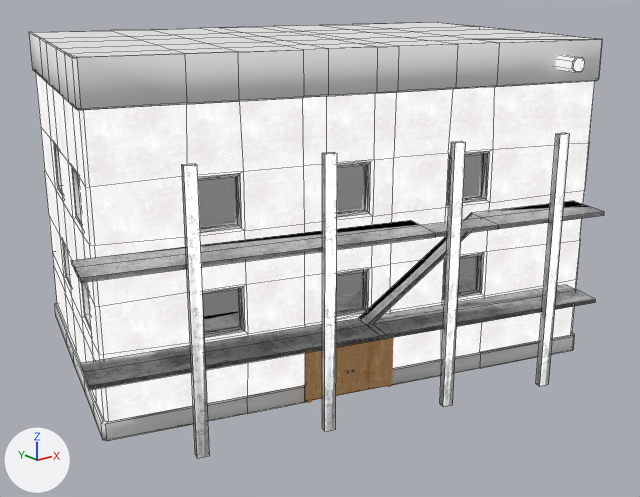
The Blender file Sviluppo/Blender/causality.blend: old version first, new version second.
One viewpoint serves both versions: a camera (50 mm lens) standing at (-68.2, -18.8, 33.9) and looking at (-17.3, 44.9, 8.4). The lights are fixed; the arrows at lower left show +X, +Y and +Z. The picture after the commit comes second. Mesh edges are drawn as thin lines on the coarser meshes.

Before the edit, the objects in view are built like this:
```python
me_cube_005 = bpy.data.meshes.new('Cube.005')
me_cube_005.from_pydata(...)  # 512 vertices, 564 faces; spans x -25.74..-18.03, y 33.81..36.33, z -1.6..3.67
# faces by material slot: [52, 512]
me_cube_005.materials.append(mat_wood)
me_cube_005.materials.append(mat_metal)
me_cube_007 = bpy.data.meshes.new('Cube.007')
me_cube_007.from_pydata(...)  # 1146 vertices, 994 faces; spans x -24.2..23.0, y -19.2..14.6, z -14.7..15.5
# faces by material slot: [66, 248, 118, 353, 184, 18, 7]
me_cube_007.materials.append(mat_metal)
me_cube_007.materials.append(mat_apartment)
me_cube_007.materials.append(mat_windows)  # white #e7e7e7
me_cube_007.materials.append(mat_concrete_base)  # white #e7e7e7
me_cube_007.materials.append(mat_concrete_roof)  # white #e7e7e7
me_cube_007.materials.append(mat_apartment)
me_cube_007.materials.append(mat_black)
ob_ap1_001 = bpy.data.objects.new('ap1.001', me_cube_005)
ob_ap1_001.location = (0.0, 0.0, 0.0)
ob_ap1_002 = bpy.data.objects.new('ap1.002', me_cube_007)
ob_ap1_002.location = (-16.46, 48.55, 12.58)
ob_ap1_002.rotation_euler = (0.0, 0.0, -0.273)  # degrees (0, 0, -16)
```
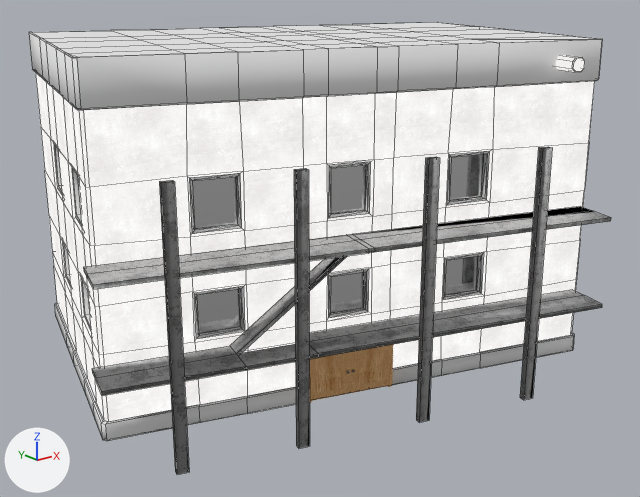
The change, as a list of edits to the scene's bpy script:
```text
Change me_cube_007:
    used by ob_ap1_002; location = (-16.46, 48.55, 12.58); rotation_euler = (0.0, 0.0, -0.273), in degrees (0, 0, -16)
    remove me_cube_007.from_pydata(...)  # 1146 vertices, 994 faces; spans x -24.2..23.0, y -19.2..14.6, z -14.7..15.5
    add me_cube_007.from_pydata(...)  # 1146 vertices, 994 faces; spans x -23.4..23.0, y -19.2..14.6, z -15.7..15.5
    me_cube_007 part 1: the loose piece of 48 vertices spanning x -24.2..21.3, y -18.6..-14.3, z -7.7..0.9 is turned -180 degrees about the y axis through its middle, then moved by (0.8, 0.0, -0.6)
    me_cube_007 part 2: the loose piece of 8 vertices spanning x 15.3..16.2, y -19.2..-18.7, z -14.7..8.3 is turned 180 degrees about the y axis through its middle, then moved by (-33.6, 0.0, -1.0)
    me_cube_007 part 3: the loose piece of 8 vertices spanning x 5.2..6.2, y -19.2..-18.7, z -14.7..8.3 is turned 180 degrees about the y axis through its middle, then moved by (-13.4, 0.0, -1.0)
    me_cube_007 part 4: the loose piece of 8 vertices spanning x -5.9..-5.0, y -19.2..-18.7, z -14.7..8.3 is turned 180 degrees about the y axis through its middle, then moved by (8.8, 0.0, -1.0)
    me_cube_007 part 5: the loose piece of 8 vertices spanning x -16.7..-15.7, y -19.2..-18.7, z -14.7..8.3 is turned 180 degrees about the y axis through its middle, then moved by (30.3, 0.0, -1.0)
```

Pixel boxes (x1, y1, x2, y2) of what changed, in the pictures (640 x 497 px; the box of a moved part takes in the faces that stretch with it):
'ap1.002', reshaped
    before: (29, 22, 604, 458)
    after: (29, 22, 611, 475)
part 1 of me_cube_007, moved or reshaped
    before: (71, 201, 604, 390)
    after: (83, 206, 611, 396)
part 2 of me_cube_007, moved or reshaped
    before: (536, 133, 570, 386)
    after: (159, 180, 189, 475)
part 3 of me_cube_007, moved or reshaped
    before: (440, 141, 466, 407)
    after: (294, 168, 310, 448)
part 4 of me_cube_007, moved or reshaped
    before: (322, 152, 337, 431)
    after: (416, 157, 440, 422)
part 5 of me_cube_007, moved or reshaped
    before: (182, 164, 209, 458)
    after: (520, 147, 552, 400)
